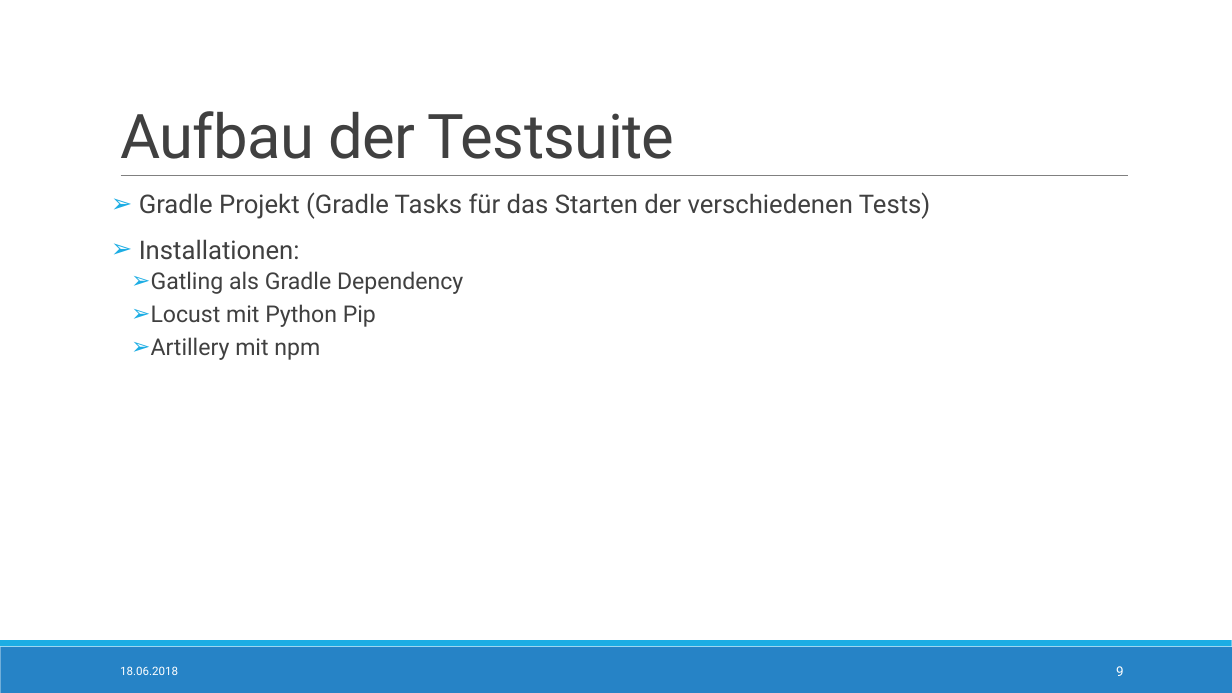
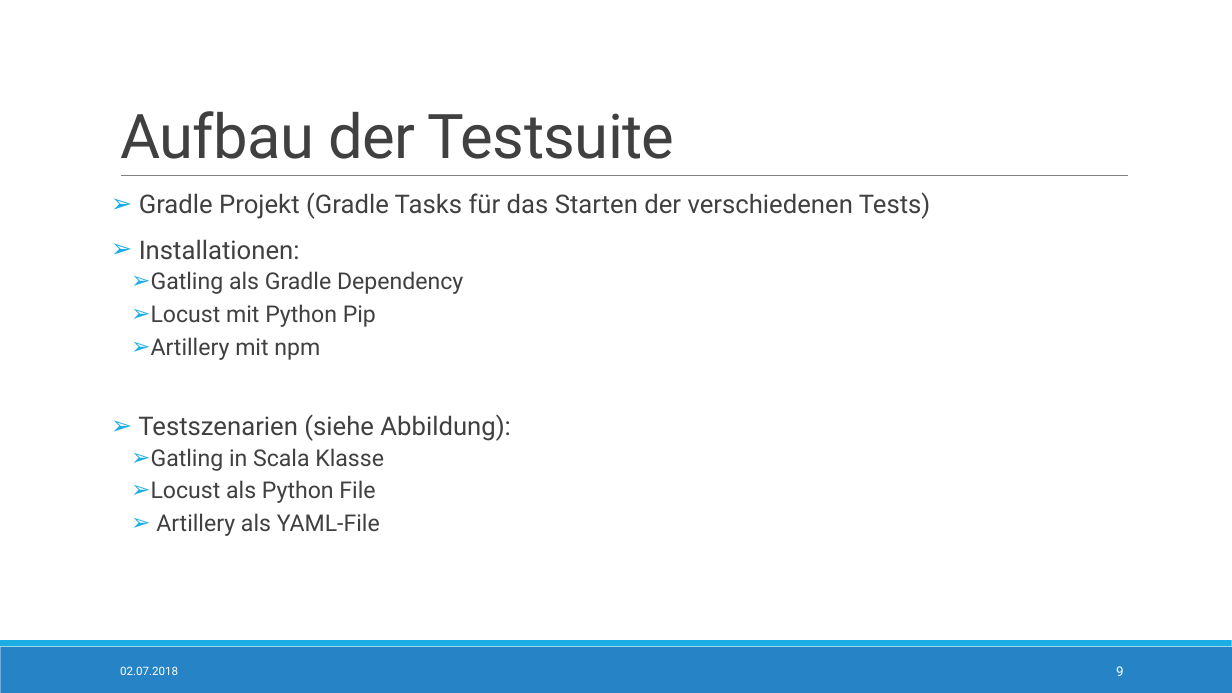
Before and after one commit to StTraeger/sqs-car-webservice, a slide deck: slide 9 of LoadTesting.pptx. Drawn at 1232x693 pixels with LibreOffice and Linux fonts; fonts in the diff are those of the drawing. Boxes give left, top, right and bottom in pixels: in the first picture for what was removed or moved away, otherwise in the second. Text is boxed around its words. In the diff, an @@ line names an element or a change of style, - is before the commit and + after.

```diff
--- a/LoadTesting.pptx
+++ b/LoadTesting.pptx
@@ text at box(138, 414, 511, 536): paragraphs added @@
+➢ Testszenarien (siehe Abbildung):
+  ➢ Gatling in Scala Klasse
+  ➢ Locust als Python File
+  ➢ Artillery als YAML-File
@@ text at box(120, 666, 178, 675): text changed @@
-18.06.2018
+02.07.2018
```
Also in this commit, not shown: 9 other slides changed, 1 slide removed.
